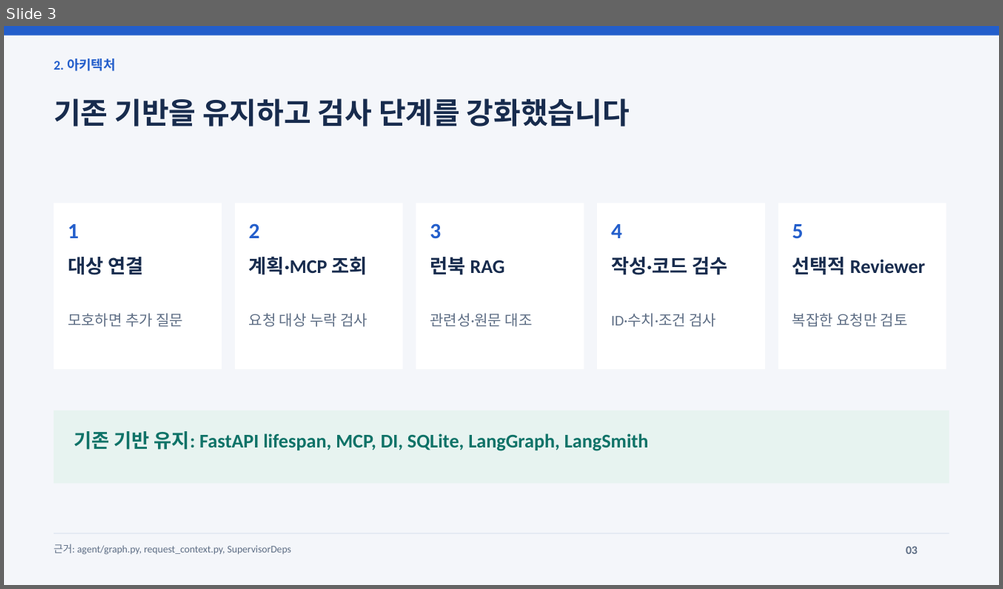
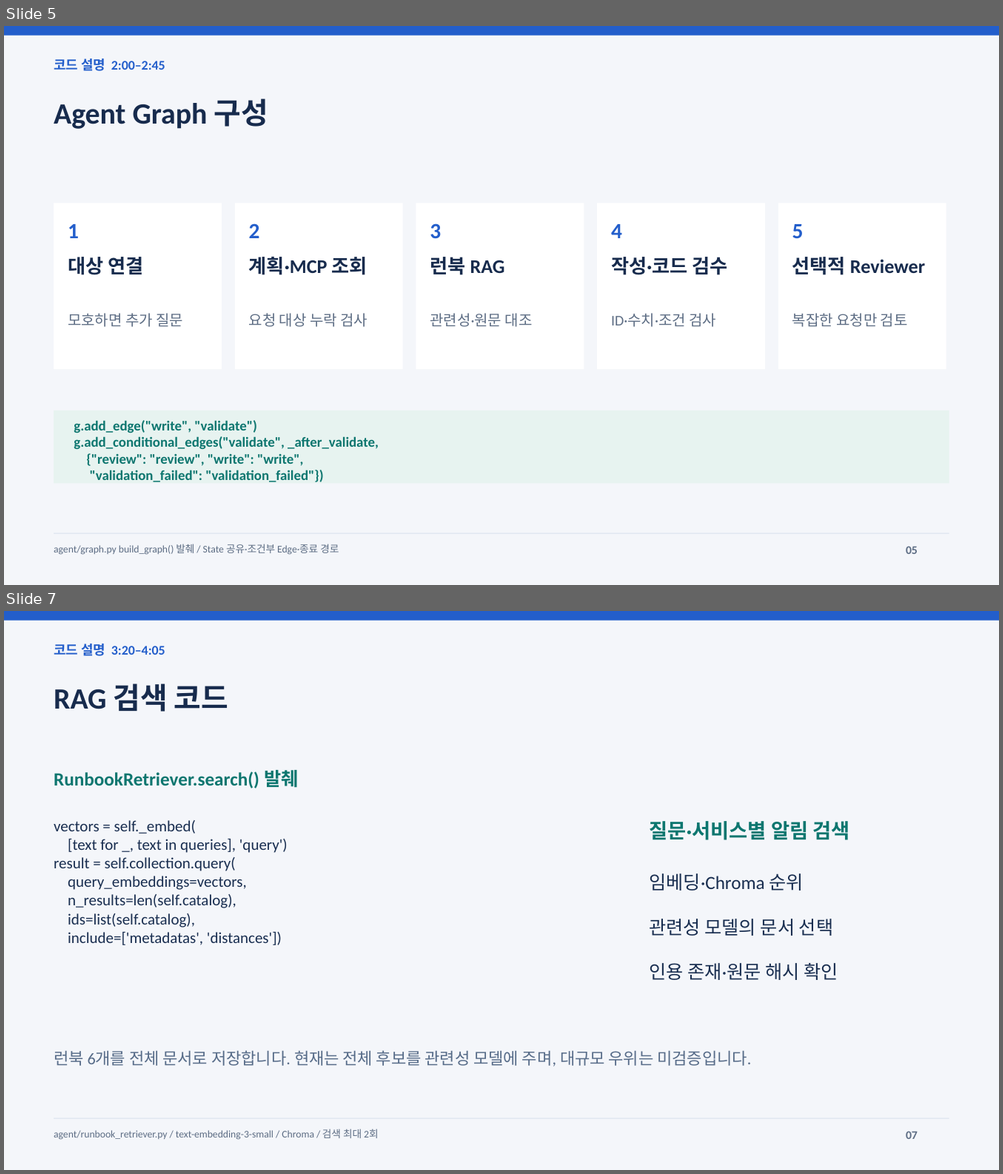
Before and after one commit to jeonginlee09-cpu/skala-ai-mini_project, a slide deck: output/AI_Agent_개선_최종발표.pptx. Shown one above the other, each under a label of ours: slide 3 before the commit, slides 5 and 7 after it; the slides between them are not shown. The pictures are 1003x589 and 1003x1174 pixels, drawn with LibreOffice and Linux fonts; fonts in the diff are those of the drawing. Boxes give left, top, right and bottom in pixels: in the first picture for what was removed or moved away, otherwise in the second. Text is boxed around its words. In the diff, an @@ line names an element or a change of style, - is before the commit and + after.

```diff
--- a/output/AI_Agent_개선_최종발표.pptx
+++ b/output/AI_Agent_개선_최종발표.pptx
@@ slide 7 added at (4,611,999,1170), background #F4F6FA @@
@@ rectangle added at (4,611,999,620), fill #235ECB @@
@@ text added at (54,644,165,656), 12.8 pt, text #235ECB, bold @@
+코드 설명 3:20–4:05
@@ text added at (54,684,228,712), 28.5 pt, text #172B4D, bold @@
+RAG 검색 코드
@@ text added at (54,770,298,789), 18 pt, text #0D766F, bold @@
+RunbookRetriever.search() 발췌
@@ text added at (54,820,287,945), 15 pt, text #192E50 @@
+vectors = self._embed(
+[text for _, text in queries], 'query')
+result = self.collection.query(
+query_embeddings=vectors,
+n_results=len(self.catalog),
+ids=list(self.catalog),
+include=['metadatas', 'distances'])
@@ text added at (649,821,850,840), 19.5 pt, text #0D766F, bold @@
+질문·서비스별 알림 검색
@@ text added at (649,874,837,980), 18 pt, text #192E50 @@
+임베딩·Chroma 순위
+관련성 모델의 문서 선택
+인용 존재·원문 해시 확인
@@ text added at (54,1051,751,1067), 15.8 pt, text #566B88 @@
+런북 6개를 전체 문서로 저장합니다. 현재는 전체 후보를 관련성 모델에 주며, 대규모 우위는 미검증입니다.
@@ rectangle added at (54,1119,949,1119), fill #D7E0ED @@
@@ text added at (54,1129,378,1140), 9.8 pt, text #5D6D84 @@
+agent/runbook_retriever.py / text-embedding-3-small / Chroma / 검색 최대 2회
@@ text added at (905,1131,917,1139), 11.2 pt, text #5D6D84, bold @@
+07
@@ what was slide 3 is now slide 5 @@
@@ slide 5 changed as well @@
@@ text at (54,59,165,71): text changed @@
-2. 아키텍처
+코드 설명 2:00–2:45
@@ text at (54,99,268,129): text changed @@
-기존 기반을 유지하고 검사 단계를 강화했습니다
+Agent Graph 구성
@@ text at (74,420,378,483): text changed; size 18.8 to 13.5 pt; text colour #0E7267 to #0D766F @@
-기존 기반 유지: FastAPI lifespan, MCP, DI, SQLite, LangGraph, LangSmith
+g.add_edge("write", "validate")
+g.add_conditional_edges("validate", _after_validate,
+{"review": "review", "write": "write",
+"validation_failed": "validation_failed"})
@@ text at (54,544,338,555): text changed @@
-근거: agent/graph.py, request_context.py, SupervisorDeps
+agent/graph.py build_graph() 발췌 / State 공유·조건부 Edge·종료 경로
@@ text at (905,546,917,554): text changed @@
-03
+05
```
Also in this commit, not shown: 5 other slides changed, 2 other slides added, 3 slides removed, 41 other files.
